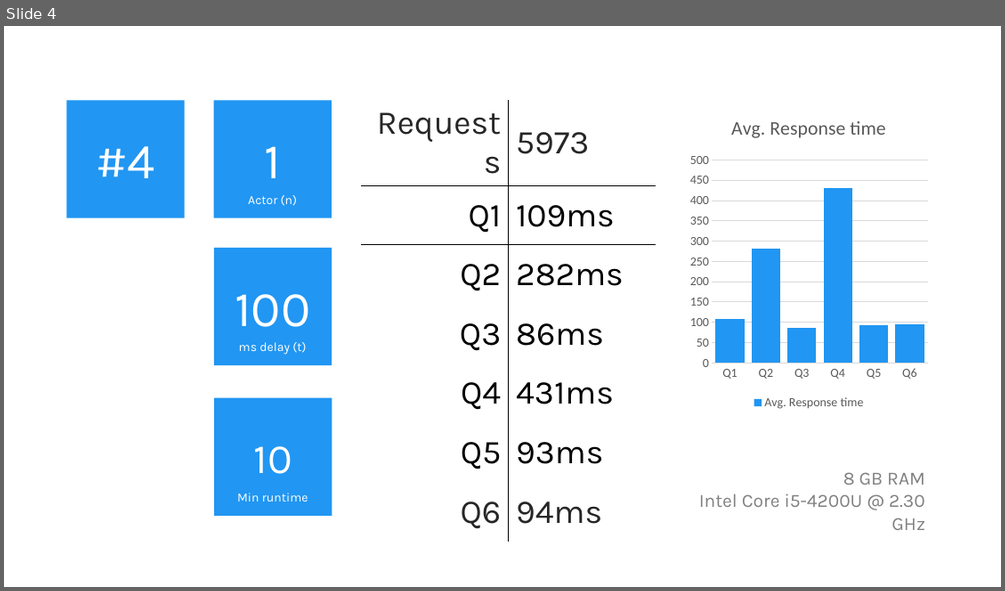
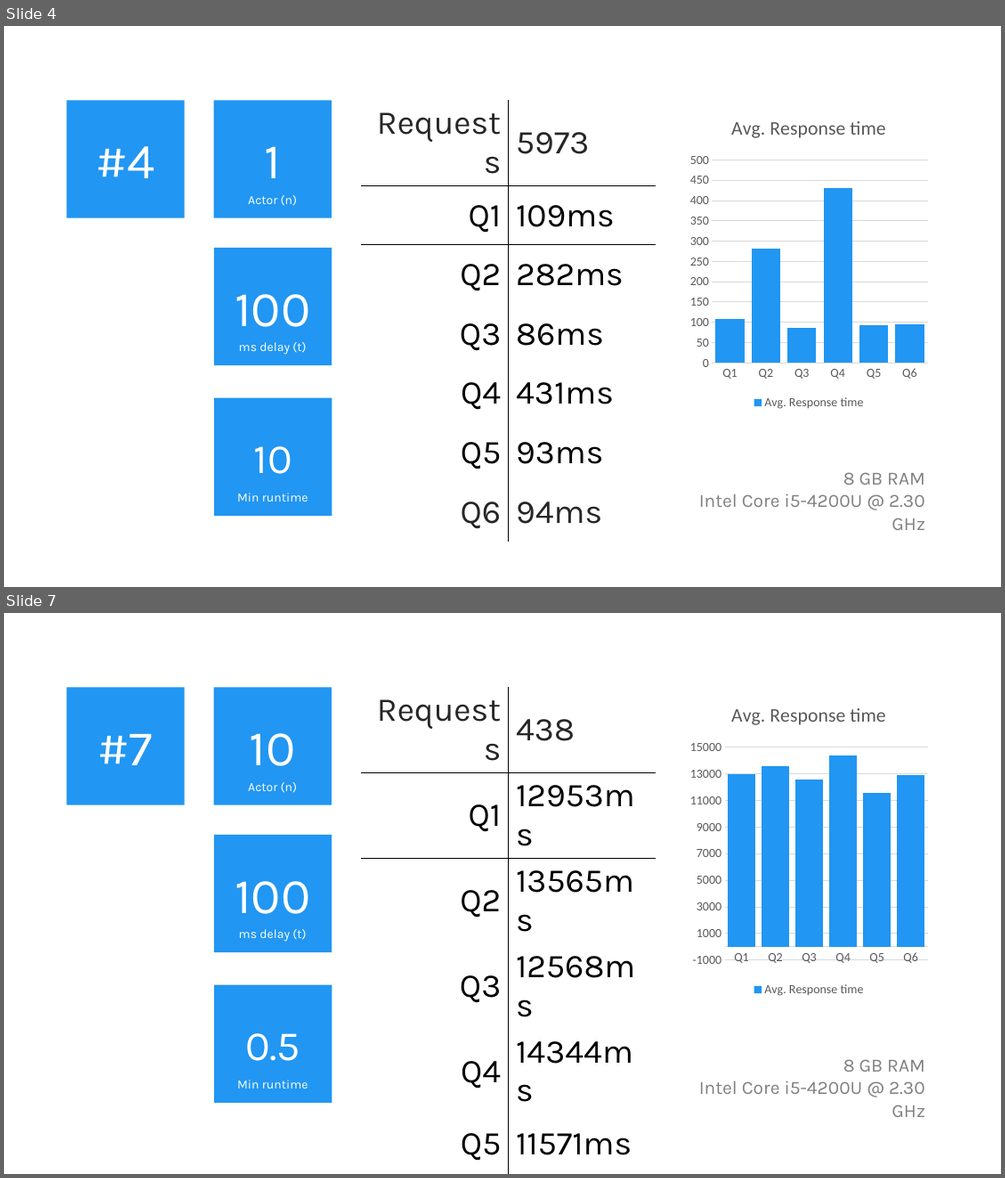
Before and after one commit to elordin/dbs, a slide deck: u07/Results.pptx. Shown one above the other, each under a label of ours: slide 4 before the commit, slides 4 and 7 after it; the slides between them are not shown. The pictures are 1005x591 and 1005x1178 pixels, drawn with LibreOffice and Linux fonts; fonts in the diff are those of the drawing. Boxes give left, top, right and bottom in pixels: in the first picture for what was removed or moved away, otherwise in the second. Text is boxed around its words. In the diff, an @@ line names an element or a change of style, - is before the commit and + after.

```diff
--- a/u07/Results.pptx
+++ b/u07/Results.pptx
@@ slide 7 added at bbox=[4, 613, 1001, 1174], background #FFFFFF @@
@@ rectangle added at bbox=[67, 687, 184, 804], fill #2196F2, 48 pt, text #FFFFFF @@
+#7
@@ rectangle added at bbox=[213, 687, 331, 804], fill #2196F2, 48 pt, text #FFFFFF @@
+10
@@ table added at bbox=[362, 687, 656, 1164], 7 rows, 2 columns @@
+Requests | 438
+Q1 | 12953ms
+Q2 | 13565ms
+Q3 | 12568ms
+Q4 | 14344ms
+Q5 | 11571ms
+Q6 | 12860ms
@@ column chart added at bbox=[685, 687, 933, 999] @@
+title "Avg. Response time"
+categories: Q1, Q2, Q3, Q4, Q5, Q6
+Avg. Response time: 13000, 13600, 12600, 14300, 11600, 12900
@@ text added at bbox=[248, 782, 297, 793], 12 pt, text #FFFFFF @@
+Actor (n)
@@ rectangle added at bbox=[214, 835, 332, 952], fill #2196F2, 48 pt, text #FFFFFF @@
+100
@@ text added at bbox=[239, 929, 306, 941], 12 pt, text #FFFFFF @@
+ms delay (t)
@@ rectangle added at bbox=[214, 985, 332, 1102], fill #2196F2, 40 pt, text #FFFFFF @@
+0.5
@@ text added at bbox=[699, 1059, 925, 1094], 18 pt, text #808080 @@
+8 GB RAM
+Intel Core i5-4200U @ 2.30 GHz
@@ text added at bbox=[237, 1079, 308, 1088], 12 pt, text #FFFFFF @@
+Min runtime
```
Also in this commit, not shown: 2 other slides added, 12 other files.
